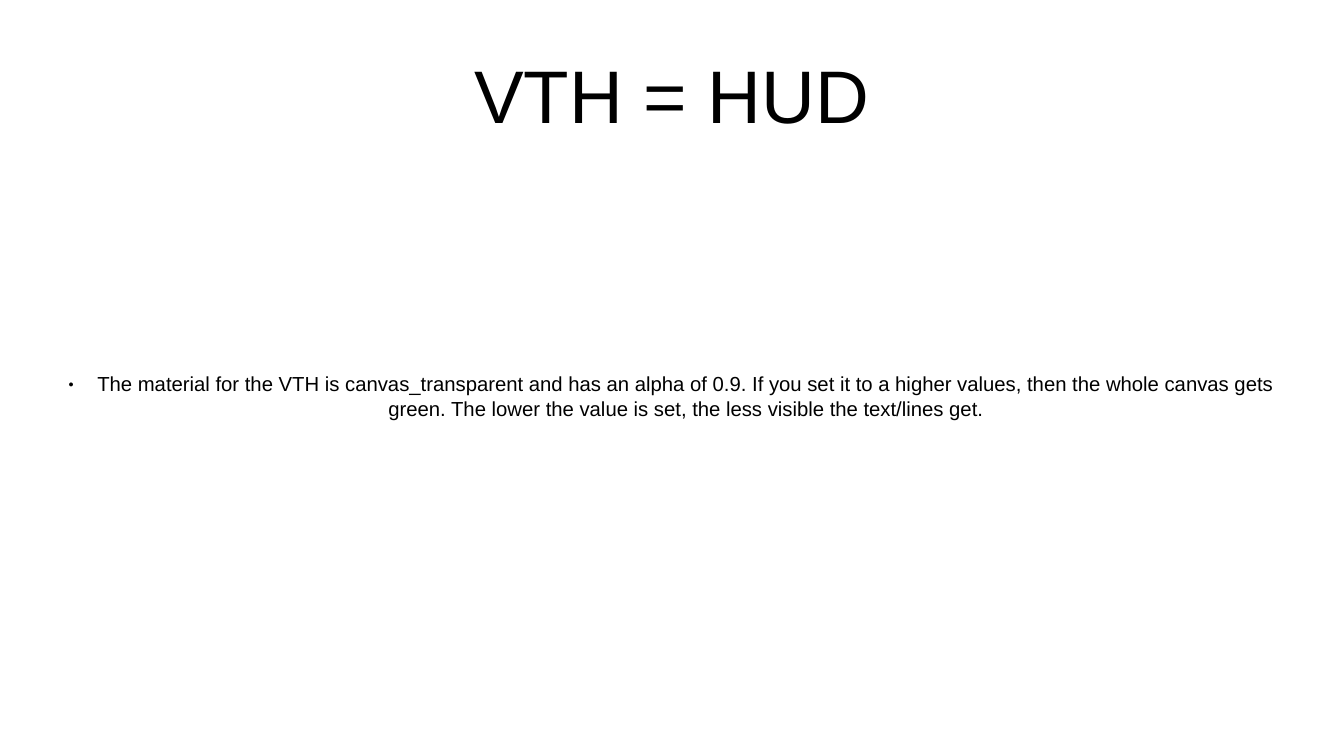
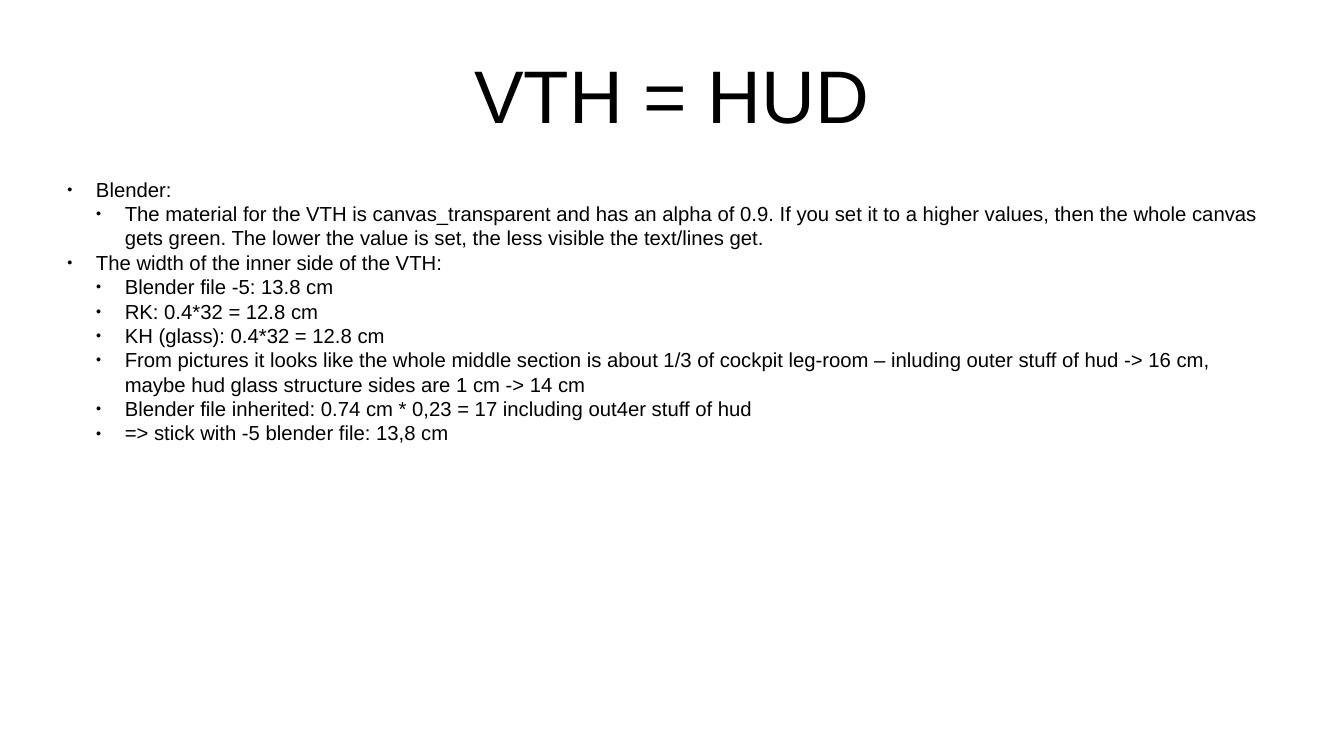
Before and after one commit to vanosten/flightgear-mirage2000-hdr-resources, a slide deck: slide 3 of cockpit/readme.odp (slide 2 before the commit). Drawn at 1344x756 pixels with LibreOffice and Linux fonts; fonts in the diff are those of the drawing. Boxes give left, top, right and bottom in pixels: in the first picture for what was removed or moved away, otherwise in the second. Text is boxed around its words. In the diff, an @@ line names an element or a change of style, - is before the commit and + after.

```diff
--- a/cockpit/readme.odp
+++ b/cockpit/readme.odp
@@ subtitle "Blender:" at (96,182,1256,443): vertical alignment middle to top @@
@@ subtitle at (96,182,172,198): paragraph added @@
+● Blender:
@@ subtitle at (125,206,1256,250): alignment centre to left; list level 1 to 2 in "The material for the VTH ..." @@
@@ subtitle at (96,255,1210,443): paragraphs added @@
+● The width of the inner side of the VTH:
+  ● Blender file -5: 13.8 cm
+  ● RK: 0.4*32 = 12.8 cm
+  ● KH (glass): 0.4*32 = 12.8 cm
+  ● From pictures it looks like the whole middle section is about 1/3 of cockpit leg-room – inluding outer stuff of hud -> 16 cm, maybe hud glass structure sides are 1 cm -> 14 cm
+  ● Blender file inherited: 0.74 cm * 0,23 = 17 including out4er stuff of hud
+  ● => stick with -5 blender file: 13,8 cm
```
Also in this commit, not shown: 4 slides added, 2 other files.
